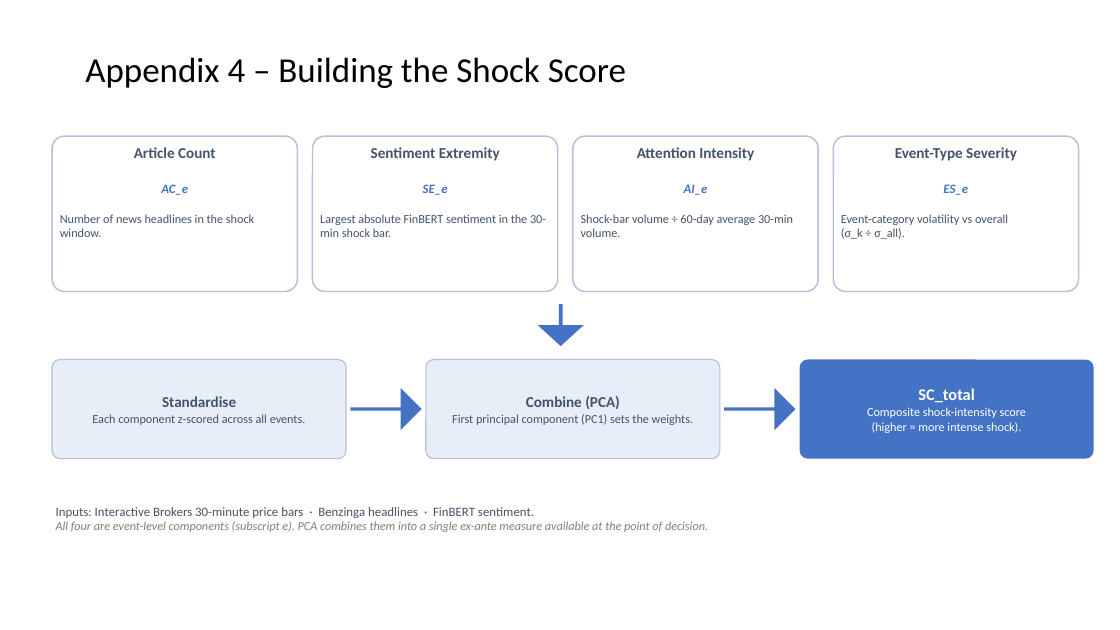
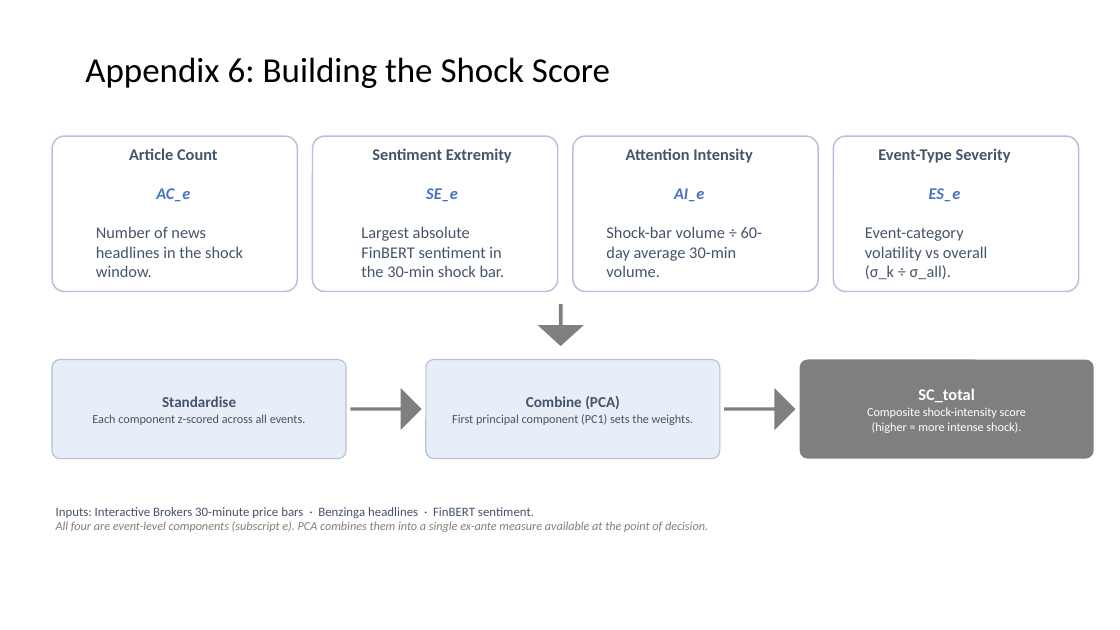
Before and after one commit to Amarows/thesis, a slide deck: slide 22 of documents/aliaksei_malashonak_sbs_thesis_defence.pptx (slide 18 before the commit). Drawn at 1120x630 pixels with LibreOffice and Linux fonts; fonts in the diff are those of the drawing; background and template pictures are left out. Boxes give left, top, right and bottom in pixels: in the first picture for what was removed or moved away, otherwise in the second. Text is boxed around its words. In the diff, an @@ line names an element or a change of style, - is before the commit and + after.

```diff
--- a/documents/aliaksei_malashonak_sbs_thesis_defence.pptx
+++ b/documents/aliaksei_malashonak_sbs_thesis_defence.pptx
@@ title at bbox=[85, 57, 610, 88]: text changed @@
-Appendix 4 – Building the Shock Score
+Appendix 6: Building the Shock Score
@@ text "Article Count": place and size @@
-text "Article Count" at bbox=[60, 147, 254, 237]
+text "Article Count" at bbox=[96, 148, 243, 277]
@@ text "Article Count" at bbox=[96, 148, 243, 277]: size 13 to 14 pt in "Article Count"; size 11 to 14 pt in "AC_e"; size 10.5 to 14 pt in "Number of news headlines in the shock ..." @@
@@ text "Sentiment Extremity": place and size @@
-text "Sentiment Extremity" at bbox=[320, 147, 546, 237]
+text "Sentiment Extremity" at bbox=[361, 148, 512, 277]
@@ text "Sentiment Extremity" at bbox=[361, 148, 512, 277]: size 13 to 14 pt in "Sentiment Extremity"; size 11 to 14 pt in "SE_e"; size 10.5 to 14 pt in "Largest absolute FinBERT sentiment in the 30-min ..." @@
@@ text "Attention Intensity": place and size @@
-text "Attention Intensity" at bbox=[581, 147, 793, 237]
+text "Attention Intensity" at bbox=[606, 148, 763, 277]
@@ text "Attention Intensity" at bbox=[606, 148, 763, 277]: size 13 to 14 pt in "Attention Intensity"; size 11 to 14 pt in "AI_e"; size 10.5 to 14 pt in "Shock-bar volume ÷ 60-day average 30-min volume." @@
@@ text "Event-Type Severity": place and size @@
-text "Event-Type Severity" at bbox=[841, 147, 1017, 239]
+text "Event-Type Severity" at bbox=[865, 148, 1011, 279]
@@ text "Event-Type Severity" at bbox=[865, 148, 1011, 279]: size 13 to 14 pt in "Event-Type Severity"; size 11 to 14 pt in "ES_e"; size 10.5 to 14 pt in "Event-category volatility vs overall", "(σ_k ÷ σ_all)." @@
@@ fill #4472C4 to #000000 at 50% opacity in 4 elements at bbox=[538, 304, 584, 346], bbox=[350, 388, 422, 430], bbox=[724, 388, 796, 430], bbox=[800, 360, 1094, 459] @@
```
Also in this commit, not shown: 18 other slides changed, 5 slides added, 1 slide removed.
